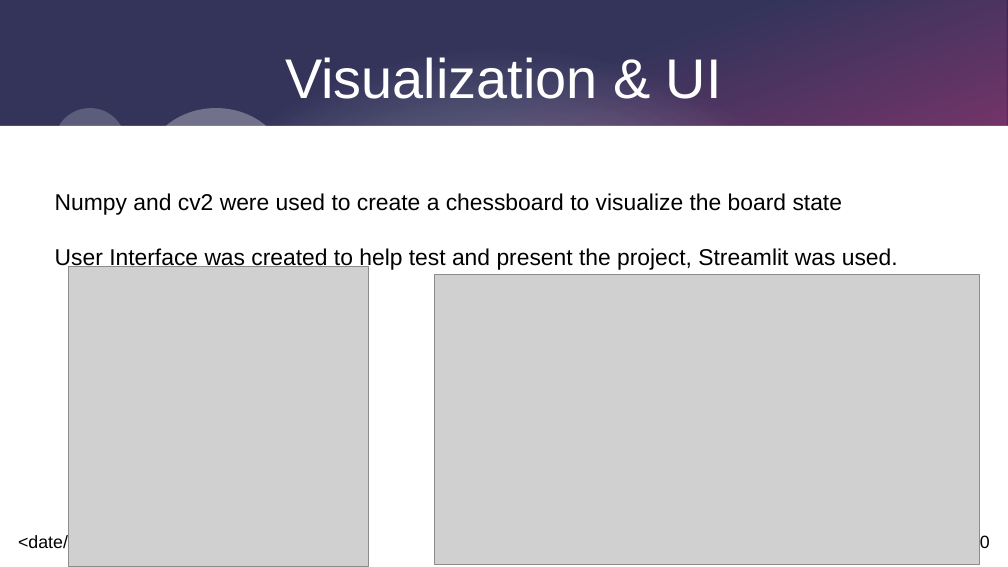
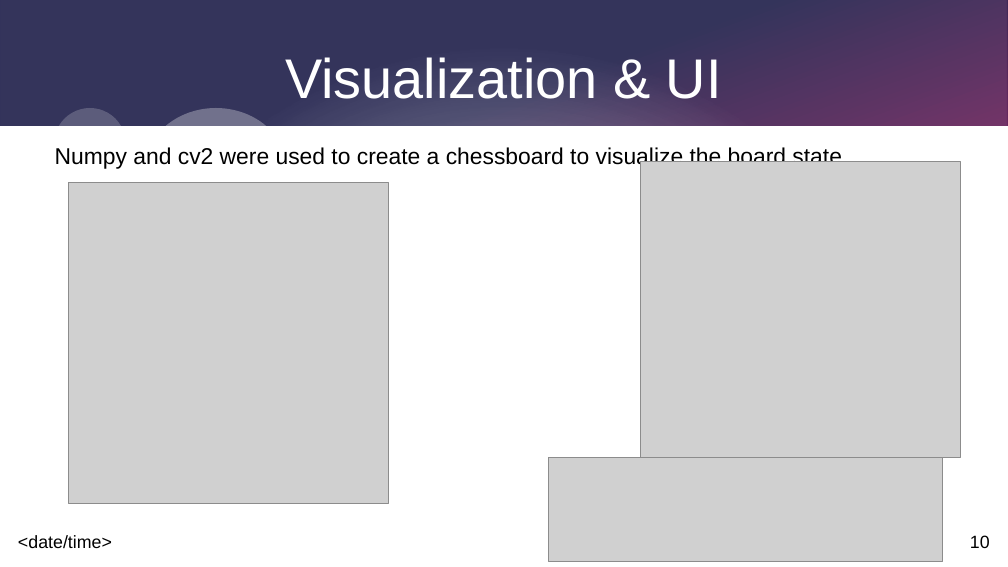
Before and after one commit to Basel-Aldwairi/N_Queens, a slide deck: slide 10 of report/presentation.pptx. Drawn at 1008x567 pixels with LibreOffice and Linux fonts; fonts in the diff are those of the drawing; grey boxes stand for pictures. Boxes give left, top, right and bottom in pixels: in the first picture for what was removed or moved away, otherwise in the second. Text is boxed around its words. In the diff, an @@ line names an element or a change of style, - is before the commit and + after.

```diff
--- a/report/presentation.pptx
+++ b/report/presentation.pptx
@@ text "Numpy and cv2 were used ...": place and size @@
-text "Numpy and cv2 were used ..." at (55, 193, 898, 270)
+text "Numpy and cv2 were used ..." at (55, 146, 842, 170)
@@ picture added at (640, 162, 960, 457) @@
@@ picture: place and size @@
-picture at (69, 267, 369, 567)
+picture at (69, 183, 389, 503)
@@ text at (55, 248, 898, 270): paragraph removed @@
-User Interface was created to help test and present the project, Streamlit was used.
@@ picture removed at (434, 274, 981, 565) @@
@@ ellipse added at (738, 396, 882, 522), fill #FFFFFF at 30% opacity @@
@@ picture added at (549, 457, 943, 563) @@
```
Also in this commit, not shown: 4 other slides changed, 1 slide added, 2 other files.
